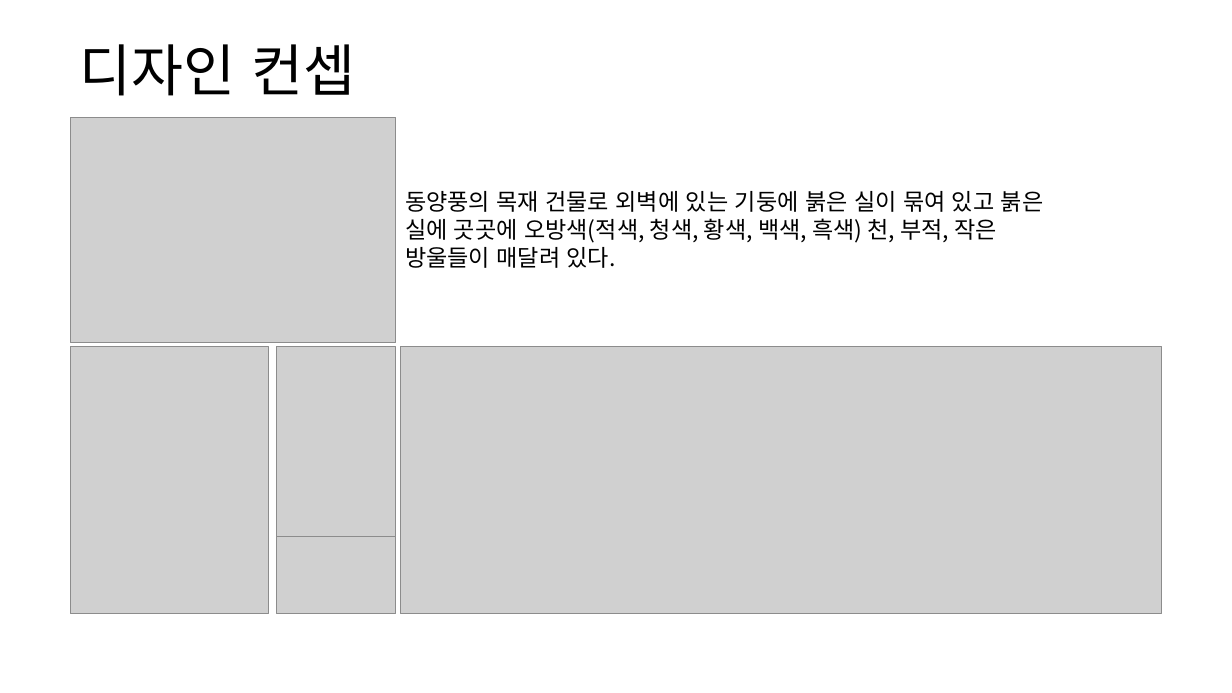
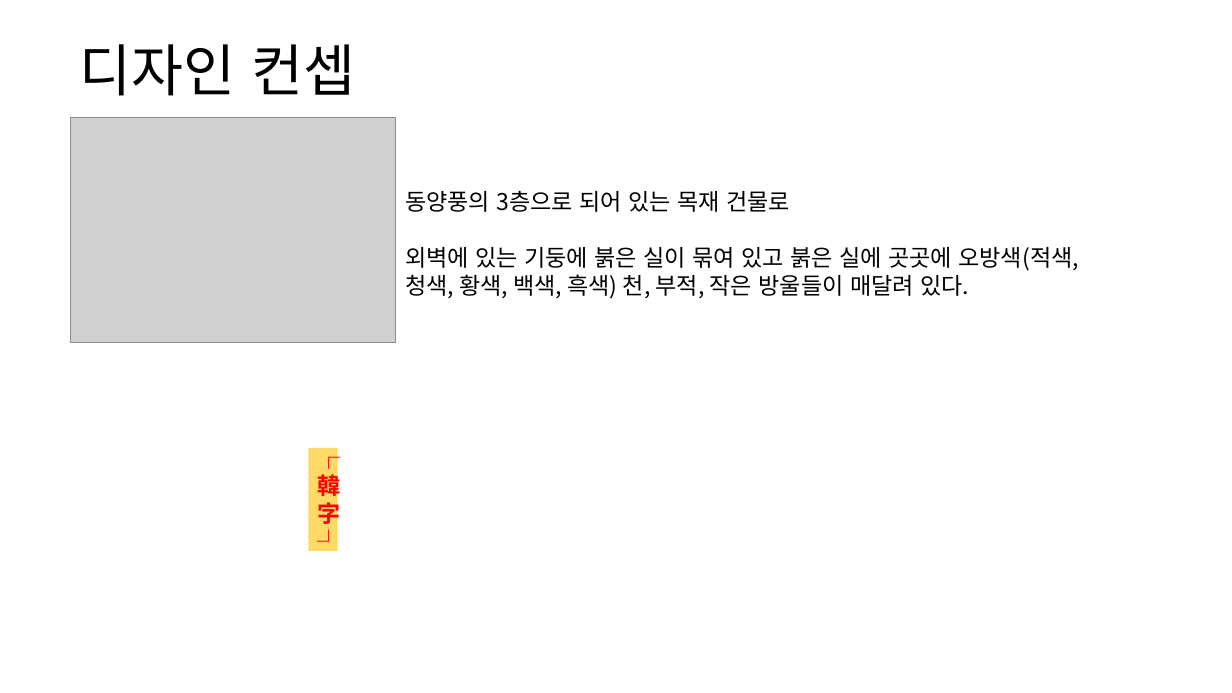
Before and after one commit to yjk0401/unityenginebasic_9th, a slide deck: slide 5 of 기획/방랑엽사전/맵 기획서 (토벌단 본부).pptx. Drawn at 1232x693 pixels with LibreOffice and Linux fonts; fonts in the diff are those of the drawing; grey boxes stand for pictures. Boxes give left, top, right and bottom in pixels: in the first picture for what was removed or moved away, otherwise in the second. Text is boxed around its words. In the diff, an @@ line names an element or a change of style, - is before the commit and + after.

```diff
--- a/기획/방랑엽사전/맵 기획서 (토벌단 본부).pptx
+++ b/기획/방랑엽사전/맵 기획서 (토벌단 본부).pptx
@@ text at (x1=405, y1=191, x2=1079, y2=299): text changed @@
-동양풍의 목재 건물로 외벽에 있는 기둥에 붉은 실이 묶여 있고 붉은 실에 곳곳에 오방색(적색, 청색, 황색, 백색, 흑색) 천, 부적, 작은 방울들이 매달려 있다.
+동양풍의 3층으로 되어 있는 목재 건물로
+외벽에 있는 기둥에 붉은 실이 묶여 있고 붉은 실에 곳곳에 오방색(적색, 청색, 황색, 백색, 흑색) 천, 부적, 작은 방울들이 매달려 있다.
@@ picture removed at (x1=70, y1=347, x2=269, y2=614) @@
@@ picture removed at (x1=276, y1=347, x2=396, y2=537) @@
@@ picture removed at (x1=400, y1=347, x2=1162, y2=614) @@
@@ rectangle added at (x1=309, y1=448, x2=338, y2=552), fill #FFD966, 18 pt, text #FF0000, bold @@
+┌
+韓
+字
+┘
@@ picture removed at (x1=276, y1=537, x2=396, y2=615) @@
```
Also in this commit, not shown: 1 other slide changed, 1 other file.
